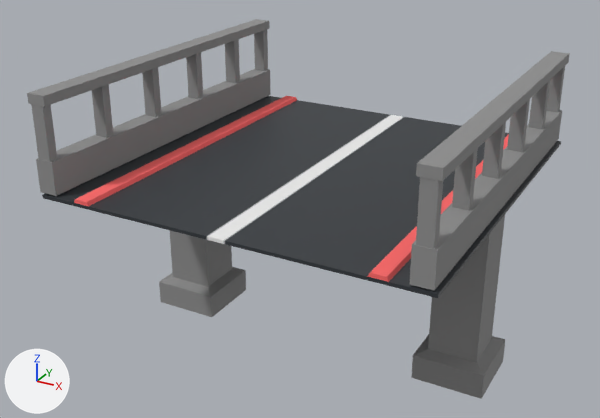
One commit to the glTF model models/standard-map/kartkids_base_trk_400_brg_mid_1x1.gltf: the scene before it, then after it.
One viewpoint serves both versions: a 50 mm camera at (9.3, -18.18, 12.71) aimed at (-0.55, -0.26, 3.75). The lights are fixed; the arrows at lower left show +X, +Y and +Z. The picture after the commit comes second. Vertices at exactly the same position are counted once.

Objects in the first picture: 'kartkids_base_trk_400_brg_mid_1x1', 'kartkids_base_trk_400_brg_mid_1x1.001', 'kartkids_base_trk_400_brg_mid_1x1.002'.
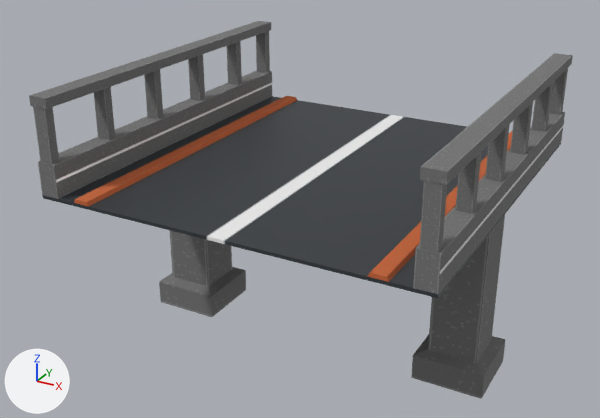
Boxes [x1, y1, x2, y2] around the edits, measured in the pictures (600 x 418 px; the box of a moved part takes in the faces that stretch with it):
'kartkids_base_trk_400_brg_mid_1x1.001', recoloured, surface changed: [42, 96, 561, 298] in both
'kartkids_base_trk_400_brg_mid_1x1.002', reshaped, moved: before [27, 19, 570, 291]; after [29, 21, 573, 294]
'kartkids_base_trk_400_brg_mid_1x1', recoloured, surface changed: [159, 215, 505, 398] in both
part 2 of me_cube_088, recoloured: [74, 96, 509, 282] in both
part 3 of me_cube_088, surface changed: [74, 96, 509, 282] in both
part 4 of me_cube_115, moved or reshaped: before [92, 84, 113, 138]; after [256, 31, 270, 73]
part 5 of me_cube_115, moved or reshaped: before [142, 67, 161, 117]; after [33, 107, 59, 165]
part 6 of me_cube_115, moved or reshaped: before [186, 52, 203, 99]; after [94, 87, 115, 140]
part 7 of me_cube_115, moved or reshaped: before [225, 39, 240, 83]; after [144, 69, 163, 119]
part 8 of me_cube_115, moved or reshaped: before [409, 51, 570, 291]; after [188, 41, 242, 101]
part 9 of me_cube_115, moved or reshaped: before [254, 29, 268, 71]; after [413, 112, 565, 294]
part 10 of me_cube_115, moved or reshaped: before [31, 104, 57, 162]; after [420, 53, 573, 185]
part 11 of me_cube_115, recoloured: before [92, 31, 565, 249]; after [33, 31, 573, 294]
part 12 of me_cube_115, recoloured: before [27, 19, 570, 290]; after [29, 21, 272, 199]

Edits to the bpy script that builds the scene:
```text
Add mat_rubber:
    mat_rubber = bpy.data.materials.new('rubber')
    # uses the picture img_trim_basecolor
    # uses the picture img_trim_emissive
    # uses the picture img_trim_occlusionroughnessmetallic_trim_occlusionroughnessmetallic_png
Change me_kartkids_base_trk_400_brg_mid_1x1_001:
    where me_kartkids_base_trk_400_brg_mid_1x1_001.from_pydata(...)  # 32 vertices, 48 faces; spans x -5.0..5.0, y -0.94..0.94, z 0.0..4.92
    remove me_kartkids_base_trk_400_brg_mid_1x1_001.materials.append(mat_concrete)  # grey #909090
    me_kartkids_base_trk_400_brg_mid_1x1_001 part 1: texture (UV) coordinates of 48 of 48 faces, centred in x -5.0..5.0, y -0.94..0.94, z 0.23..3.54, changed; they spanned u 0.38..0.62, v 0.0..1.0 and now span u -0.04..0.58, v 0.25..0.38
    add me_kartkids_base_trk_400_brg_mid_1x1_001.materials.append(mat_rubber)
Change me_cube_088:
    where me_cube_088.from_pydata(...)  # 28 vertices, 48 faces; spans x -5.0..5.0, y -5.0..5.0, z 4.92..5.1
    me_cube_088 part 2: all 20 faces that had it switch from mat_rubber_010 (red #ff6a6a) to mat_rubber
    me_cube_088 part 3: texture (UV) coordinates of 20 of 48 faces, centred in x -3.98..3.98, y -5.0..5.0, z 5.03..5.1, changed; they spanned u 0.38..0.88, v 0.0..1.0 and now span u 0.0..4.1, v 0.75..1.0
Change me_cube_115:
    where me_cube_115.from_pydata(...)  # 128 vertices, 192 faces; spans x -5.0..5.0, y -5.0..5.0, z 5.0..7.46
    me_cube_115 part 4: the loose piece of 8 vertices spanning x -4.93..-4.57, y -2.98..-2.73, z 5.69..7.35 is moved by (0.0, 7.71, 0.0)
    me_cube_115 part 5: the loose piece of 8 vertices spanning x -4.93..-4.57, y -0.98..-0.73, z 5.69..7.35 is moved by (0.0, -4.01, 0.0)
    me_cube_115 part 6: the loose piece of 8 vertices spanning x -4.93..-4.57, y 1.02..1.27, z 5.69..7.35 is moved by (0.0, -4.0, 0.0)
    me_cube_115 part 7: the loose piece of 8 vertices spanning x -4.93..-4.57, y 3.02..3.27, z 5.69..7.35 is moved by (0.0, -4.0, 0.0)
    me_cube_115 part 8: 16 of 128 vertices moved; they spanned x 4.5..5.0, y -5.0..5.0, z 5.0..7.46 and now span x -4.93..-4.57, y 1.02..3.27, z 5.69..7.35; mean shift (-9.5, 2.14, 0.14); largest move (5.0, -5.0, 7.46) -> (-4.93, 3.27, 5.69)
    me_cube_115 part 9: 8 of 128 vertices moved; they spanned x -4.93..-4.57, y 4.73..4.98, z 5.69..7.35 and now span x 4.5..5.0, y -5.0..5.0, z 5.0..5.85; mean shift (9.5, -4.86, -1.09); largest move (-4.93, 4.98, 7.35) -> (5.0, -5.0, 5.85)
    me_cube_115 part 10: 8 of 128 vertices moved; they spanned x -4.93..-4.57, y -4.99..-4.74, z 5.69..7.35 and now span x 4.5..5.0, y -5.0..5.0, z 7.21..7.46; mean shift (9.5, 4.86, 0.81); largest move (-4.57, -4.99, 7.35) -> (5.0, 5.0, 7.21)
    me_cube_115 part 11: 128 faces spanning x -4.93..5.0, y -5.0..5.0, z 5.0..7.46 switch from mat_concrete_011 (grey #909090) to mat_rubber
    me_cube_115 part 12: 32 faces spanning x -5.0..-4.5, y -5.0..5.0, z 5.0..7.46 switch from mat_concrete_010 (grey #909090) to mat_rubber
Change ob_kartkids_base_trk_400_brg_mid_1x1_002:
    ob_kartkids_base_trk_400_brg_mid_1x1_002.location: (-0.09, 0.04, 0.04) -> (0.0, 0.0, 0.0)
```
